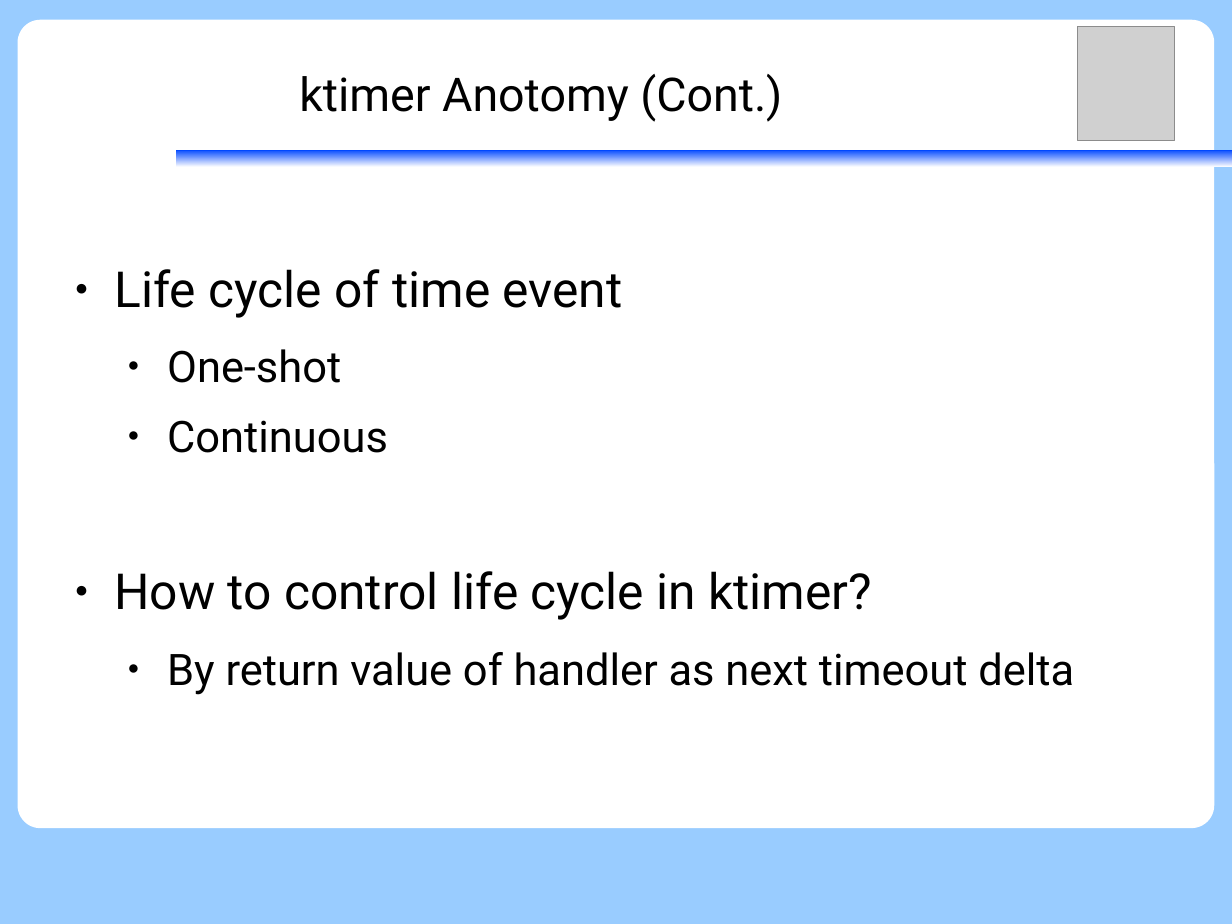
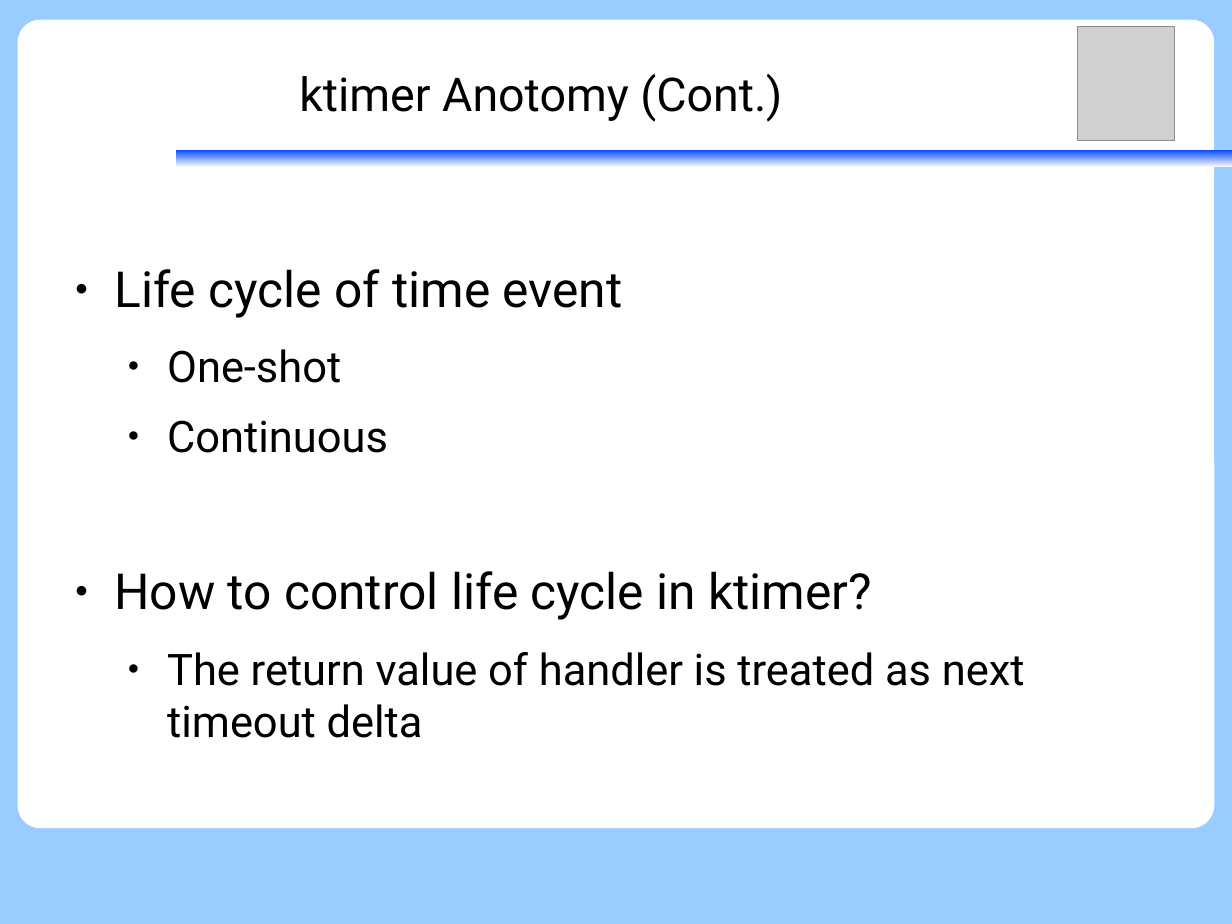
Before and after one commit to vh21/documents, a slide deck: slide 32 of ukernel/f9-microkernel-ktimer.odp (slide 27 before the commit). Drawn at 1232x924 pixels with LibreOffice and Linux fonts; fonts in the diff are those of the drawing; grey boxes stand for pictures. Boxes give left, top, right and bottom in pixels: in the first picture for what was removed or moved away, otherwise in the second. Text is boxed around its words. In the diff, an @@ line names an element or a change of style, - is before the commit and + after.

```diff
--- a/ukernel/f9-microkernel-ktimer.odp
+++ b/ukernel/f9-microkernel-ktimer.odp
@@ text at (167,652,1025,738): text changed @@
-  ● By return value of handler as next timeout delta
+  ● The return value of handler is treated as next timeout delta
```
Also in this commit, not shown: 14 other slides changed, 5 slides added.
